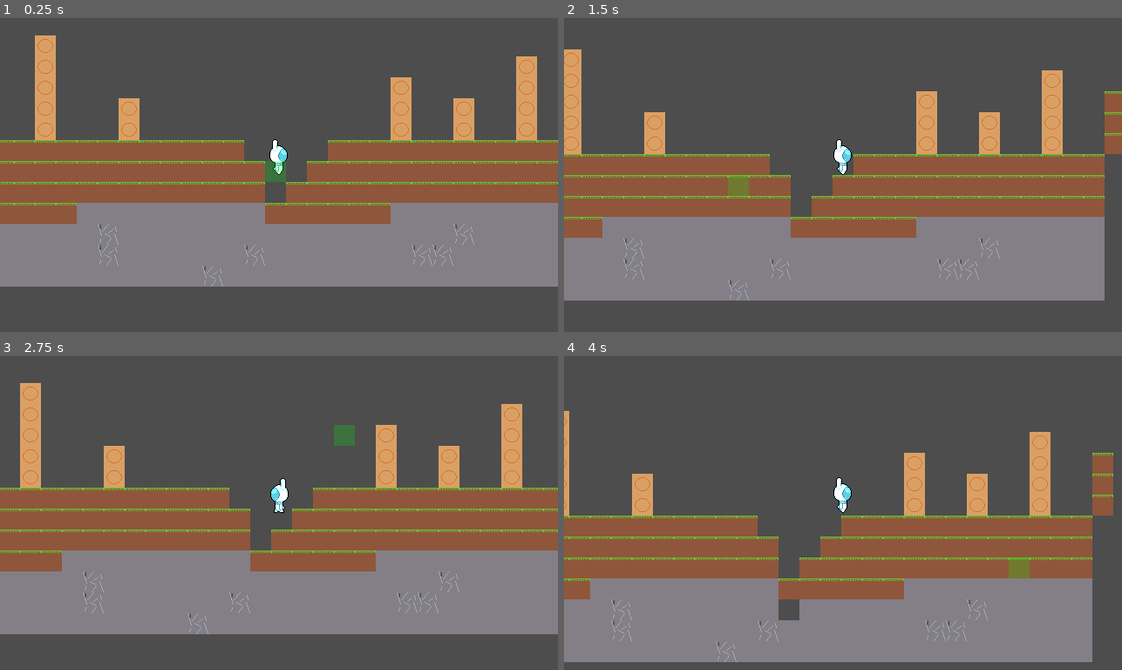
Above: before the commit, frames 1-4 (two rows, left to right).
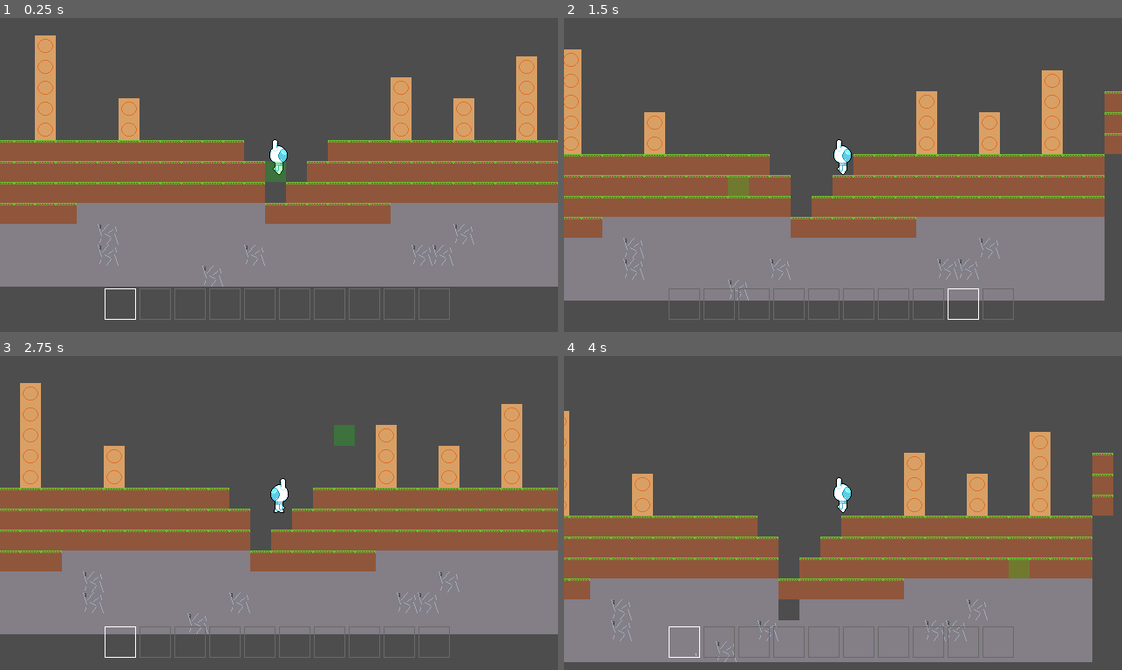
Above: after the commit, the same moments.

Repository: GriffinRio/Game-likeJam10
Game: Godot game, scene res://main.tscn
Two runs of this game, one before a commit and one after it. Both use one fixed random seed, a clock stepped at 60 frames per second and the inputs below.
Inputs (mouse positions are in pixels of both pictures, inside the frame that each line leads up to):
- Up to frame 1 (0.25 s): no input
- Up to frame 2 (1.5 s): move the mouse to (965, 159) at 0.52 s; hold Right mouse button (Place) 0.53-1.28 s; hold D (Move_Right) from 0.53 s (still down); tap W (Jump) at 0.77 s; tap Mouse wheel down (Switch_Item_Down) at 0.8, 1.35 s; move the mouse to (731, 190) at 1.27 s
- Up to frame 3 (2.75 s): tap W (Jump) at 1.52 s; tap Mouse wheel up (Switch_Item_Up) at 1.55 s; move the mouse to (334, 443) at 2.02 s; release D (Move_Right) at 2.03 s; hold A (Move_Left) from 2.03 s (still down); hold Mouse wheel up (Switch_Item_Up) from 2.03 s (still down); right-click (334, 443) at 2.3 s
- Up to frame 4 (4 s): move the mouse to (815, 575) at 2.77 s; release A (Move_Left) at 2.78 s; release Mouse wheel up (Switch_Item_Up) at 2.78 s; hold D (Move_Right) from 2.78 s (still down); click (815, 575) at 2.85 s; tap W (Jump) at 3.02, 3.77 s; tap Mouse wheel down (Switch_Item_Down) at 3.05 s; move the mouse to (1010, 560) at 3.52 s; hold Right mouse button (Place) from 3.53 s (still down); tap Mouse wheel up (Switch_Item_Up) at 3.8 s

The runs differ from the first frame. In frame 1, 0.6% of the frame differs, in the area x 18-81%, y 86-97%; in frame 2, 0.6%; in frame 3, 0.6%; in frame 4, 0.6%.
Error before the commit: Invalid call. Nonexistent function 'to_string' in base 'Nil'. (res://Characters/player.gd:22)

Commit message:
Connected hotbar to inventory

Diff:
--- a/gameLikeJam10/Characters/inventory.gd
+++ b/gameLikeJam10/Characters/inventory.gd
@@ -37,7 +37,7 @@
 			if(item.stackable):
 				hotbar[empty_index].count = 1
 		else:
-			push_error("No room for item: " + item.to_string())
+			push_warning("No room for item: " + item.to_string())
 
 # TODO: add functionality for removing multiple counts at once
 ## Removes item from inventory.
@@ -55,3 +55,6 @@
 ## Returns currently equipped item
 func get_equipped() -> Item:
 	return hotbar[equipped]
+
+func get_inventory() -> Array:
+	return hotbar
--- a/gameLikeJam10/Characters/player.gd
+++ b/gameLikeJam10/Characters/player.gd
@@ -5,6 +5,8 @@
 # TODO: Implement item destroying blocks
 ## Emmited when player destroys block
 signal destroy_block()
+## Emmited when player changes equipped item
+signal change_equipped(equipped_index)
 
 const SPEED = 100.0
 const JUMP_VELOCITY = -225.0
@@ -19,7 +21,7 @@
 		if(to_place != null and to_place.placeable):
 			place_block.emit(to_place)
 		else:
-			push_error("No block to place: " + to_place.to_string())
+			push_warning("No block to place")
 	# TODO: Implement item destroying blocks
 	elif(Input.is_action_pressed("Destroy")):
 		#TODO: Fix animation being a still image, make animation directional
@@ -52,8 +54,10 @@
 func _input(event: InputEvent) -> void:
 	if(event.is_action_pressed("Switch_Item_Up")):
 		inventory.change_equipped(1)
+		change_equipped.emit(inventory.equipped)
 	elif(event.is_action_pressed("Switch_Item_Down")):
 		inventory.change_equipped(-1)
+		change_equipped.emit(inventory.equipped)
 
 ## Adds given item to player inventory
 func pickup_item(item : Item):
--- a/gameLikeJam10/main.gd
+++ b/gameLikeJam10/main.gd
@@ -4,6 +4,8 @@
 var mouse_positiion
 @onready var tile_map: Tile_Map = $TileMap
 @onready var player: Player = $Player
+@onready var hotbar: Hotbar = $CanvasLayer/Hotbar
+
 
 # Intializes
 func _ready() -> void:
@@ -28,7 +30,13 @@
 ## Connects player inventory to tile_map destroy
 func _on_tile_map_block_destroyed(block: Block) -> void:
 	player.pickup_item(block.drop)
+	hotbar.update_hotbar(player.inventory.get_inventory())
 
 ## Connects player inventory to tile_map place
 func _on_tile_map_block_placed(block: Block) -> void:
 	player.drop_item(block.drop)
+	hotbar.update_hotbar(player.inventory.get_inventory())
+
+
+func _on_player_change_equipped(equipped_index: Variant) -> void:
+	hotbar.update_equipped(equipped_index)
--- a/gameLikeJam10/main.tscn
+++ b/gameLikeJam10/main.tscn
@@ -3,6 +3,7 @@
 [ext_resource type="Script" uid="uid://dkwo78qreb4ac" path="res://main.gd" id="1_h2yge"]
 [ext_resource type="PackedScene" uid="uid://bhlve66jvy8o2" path="res://Characters/player.tscn" id="1_ig7tw"]
 [ext_resource type="PackedScene" uid="uid://cg211pusphqds" path="res://Environment/tile_map.tscn" id="2_0xm2m"]
+[ext_resource type="PackedScene" uid="uid://qntxa88dg8jv" path="res://UI/hotbar.tscn" id="4_1bvp3"]
 
 [node name="Main" type="Node2D" unique_id=1355193467]
 script = ExtResource("1_h2yge")
@@ -12,6 +13,25 @@
 
 [node name="TileMap" parent="." unique_id=968644839 instance=ExtResource("2_0xm2m")]
 
+[node name="CanvasLayer" type="CanvasLayer" parent="." unique_id=399838894]
+
+[node name="Hotbar" parent="CanvasLayer" unique_id=1187527943 instance=ExtResource("4_1bvp3")]
+anchors_preset = 7
+anchor_left = 0.5
+anchor_top = 1.0
+anchor_right = 0.5
+anchor_bottom = 1.0
+offset_left = -200.0
+offset_top = -50.0
+offset_right = 200.0
+offset_bottom = 0.0
+grow_horizontal = 2
+grow_vertical = 0
+size_flags_horizontal = 4
+size_flags_vertical = 4
+metadata/_edit_use_anchors_ = true
+
+[connection signal="change_equipped" from="Player" to="." method="_on_player_change_equipped"]
 [connection signal="destroy_block" from="Player" to="." method="_on_player_destroy_block"]
 [connection signal="place_block" from="Player" to="." method="_on_player_place_block"]
 [connection signal="block_destroyed" from="TileMap" to="." method="_on_tile_map_block_destroyed"]
